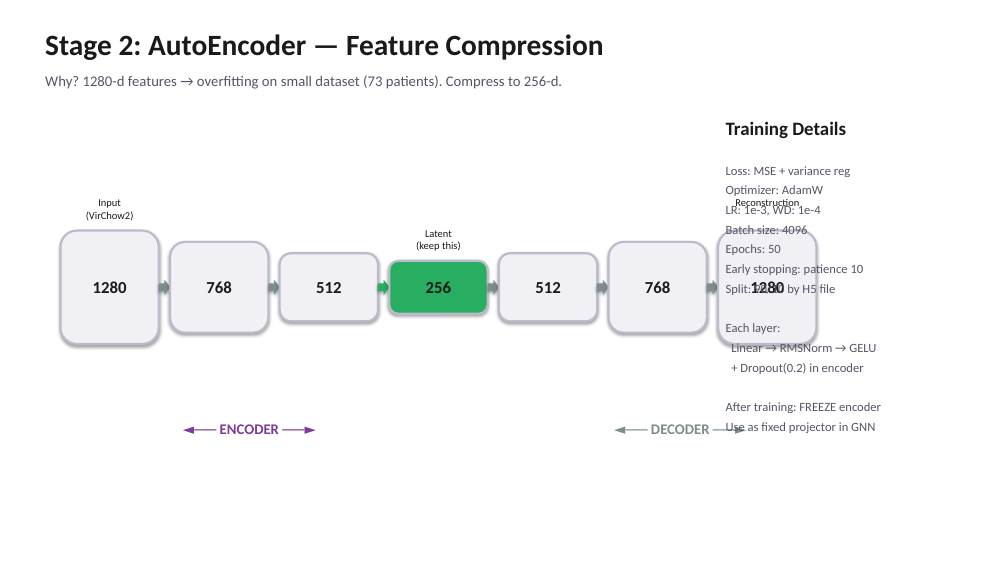
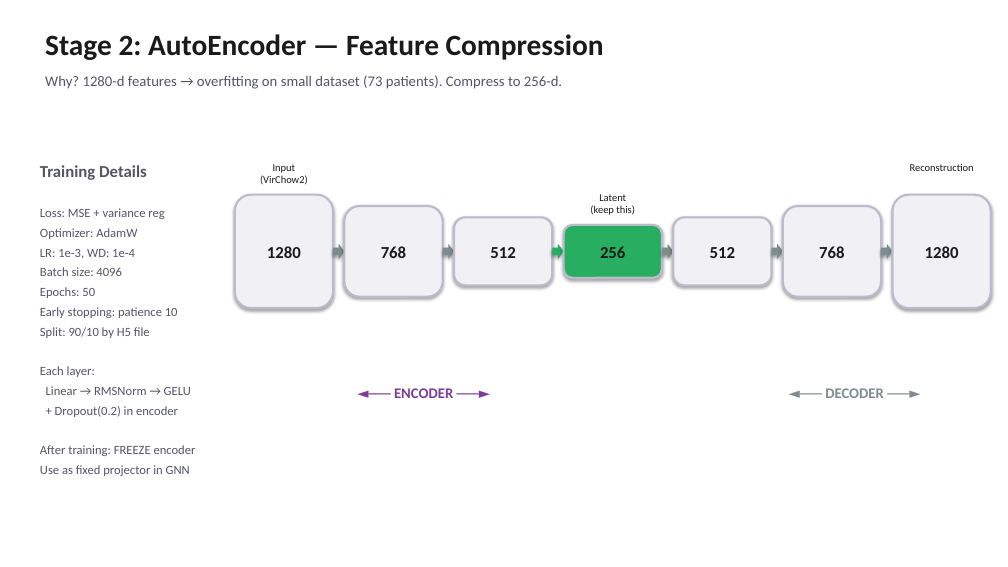
Before and after one commit to sinan-cakmak/pannet_pipeline, a slide deck: slide 5 of PanNET_Pipeline_Presentation.pptx. Drawn at 1008x567 pixels with LibreOffice and Linux fonts; fonts in the diff are those of the drawing. Boxes give left, top, right and bottom in pixels: in the first picture for what was removed or moved away, otherwise in the second. Text is boxed around its words. In the diff, an @@ line names an element or a change of style, - is before the commit and + after.

```diff
--- a/PanNET_Pipeline_Presentation.pptx
+++ b/PanNET_Pipeline_Presentation.pptx
@@ text removed at (726, 121, 846, 139) @@
-Training Details
@@ text "Training Details": place and size @@
-text "Training Details" at (726, 166, 881, 434)
+text "Training Details" at (40, 165, 196, 476)
@@ text at (40, 165, 147, 180): paragraph added @@
+Training Details
@@ text "Input (VirChow2)": place and size @@
-text "Input (VirChow2)" at (86, 199, 134, 220)
+text "Input (VirChow2)" at (260, 164, 308, 185)
@@ text "Reconstruction" rewrapped from (735, 199, 799, 210) to (910, 164, 974, 171) @@
@@ text "Latent (keep this)": place and size @@
-text "Latent (keep this)" at (416, 230, 461, 251)
+text "Latent (keep this)" at (590, 194, 635, 215)
@@ 7 rounded rectangles, 6 right arrows, 1 text: place and size @@
-7 rounded rectangles, 6 right arrows, 1 text at (60, 231, 817, 434)
+7 rounded rectangles, 6 right arrows, 1 text at (235, 195, 991, 398)
@@ text "◄─── ENCODER ───►": place and size @@
-text "◄─── ENCODER ───►" at (220, 424, 279, 434)
+text "◄─── ENCODER ───►" at (394, 388, 453, 398)
```
Also in this commit, not shown: 4 other slides changed, 1 other file.
